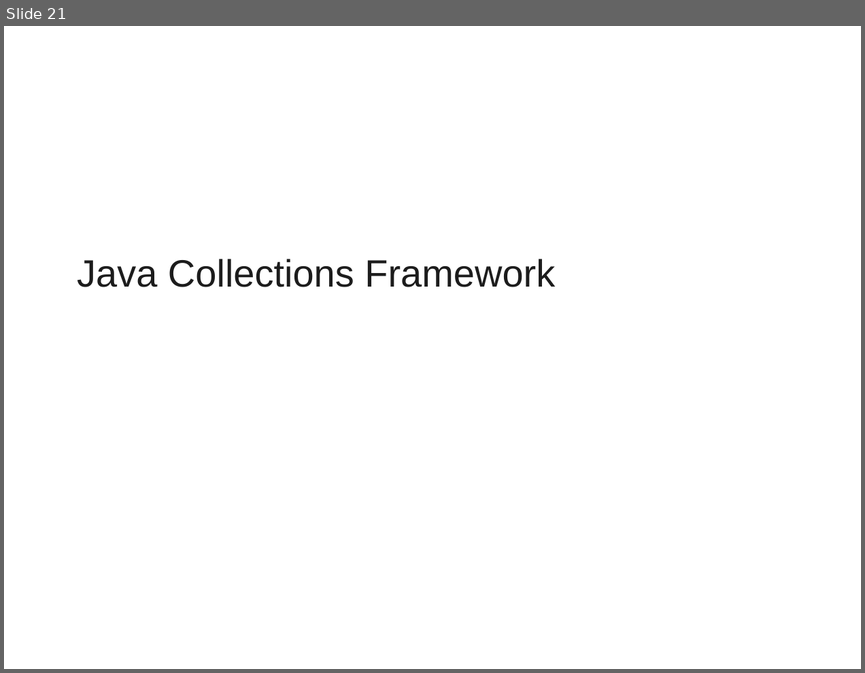
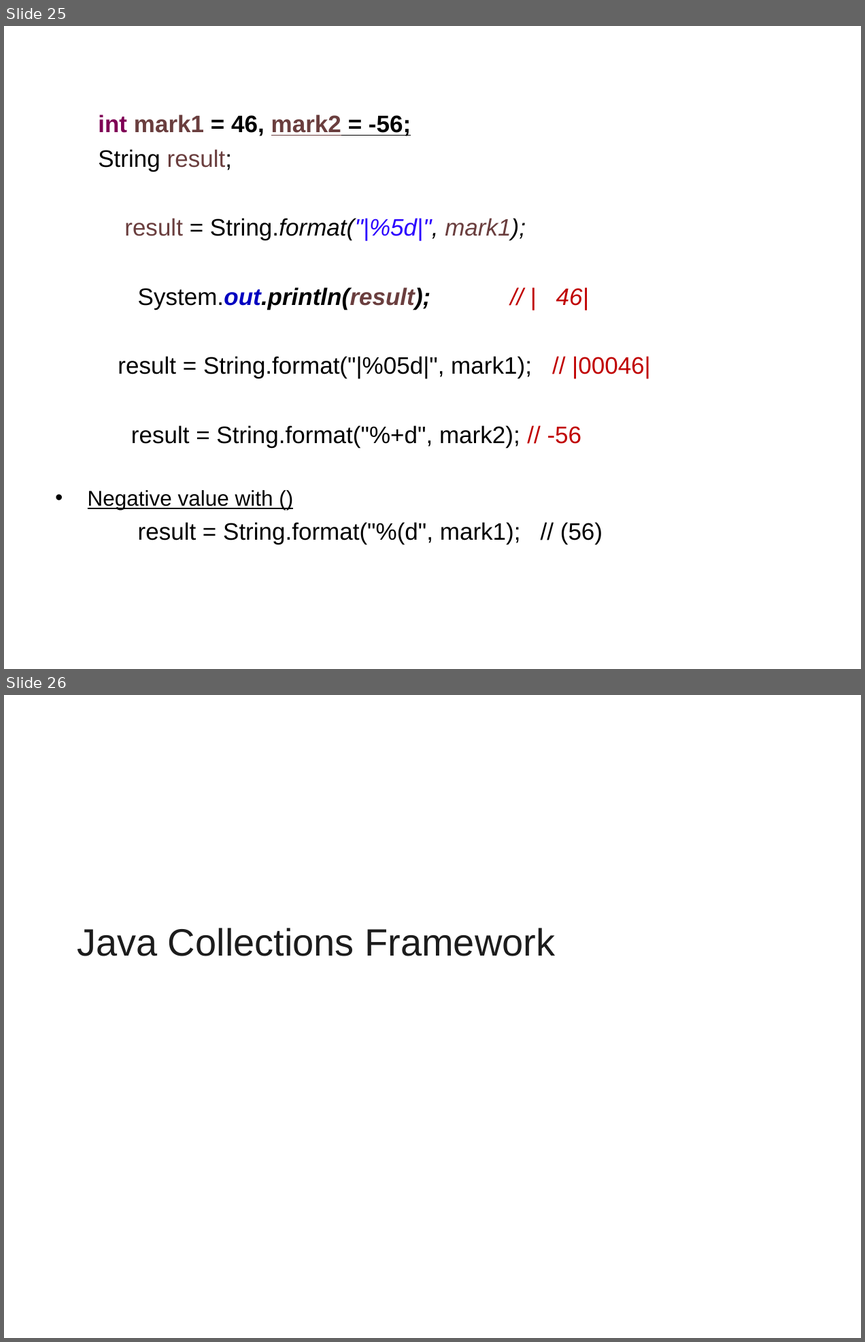
Before and after one commit to vatsanTraining/freshers_dec_2021, a slide deck: Java_Module_3_Excella.ppt. Shown one above the other, each under a label of ours: slide 21 before the commit, slides 25 and 26 after it. The pictures are 865x673 and 865x1342 pixels, drawn with LibreOffice and Linux fonts; fonts in the diff are those of the drawing; background and template pictures are left out. Boxes give left, top, right and bottom in pixels: in the first picture for what was removed or moved away, otherwise in the second. Text is boxed around its words. In the diff, an @@ line names an element or a change of style, - is before the commit and + after.

```diff
--- a/Java_Module_3_Excella.ppt
+++ b/Java_Module_3_Excella.ppt
@@ slide 25 added at (x1=4, y1=26, x2=861, y2=669), background picture (left out) @@
@@ text added at (x1=88, y1=114, x2=651, y2=544), 20 pt, text #000000 @@
+  int mark1 = 46, mark2 = -56;
+  String result;
+  result = String.format("|%5d|", mark1);
+  System.out.println(result); // | 46|
+  result = String.format("|%05d|", mark1); // |00046|
+  result = String.format("%+d", mark2); // -56
+• Negative value with ()
+  result = String.format("%(d", mark1); // (56)
@@ what was slide 21 is now slide 26 @@
```
Also in this commit, not shown: 4 other slides added.
